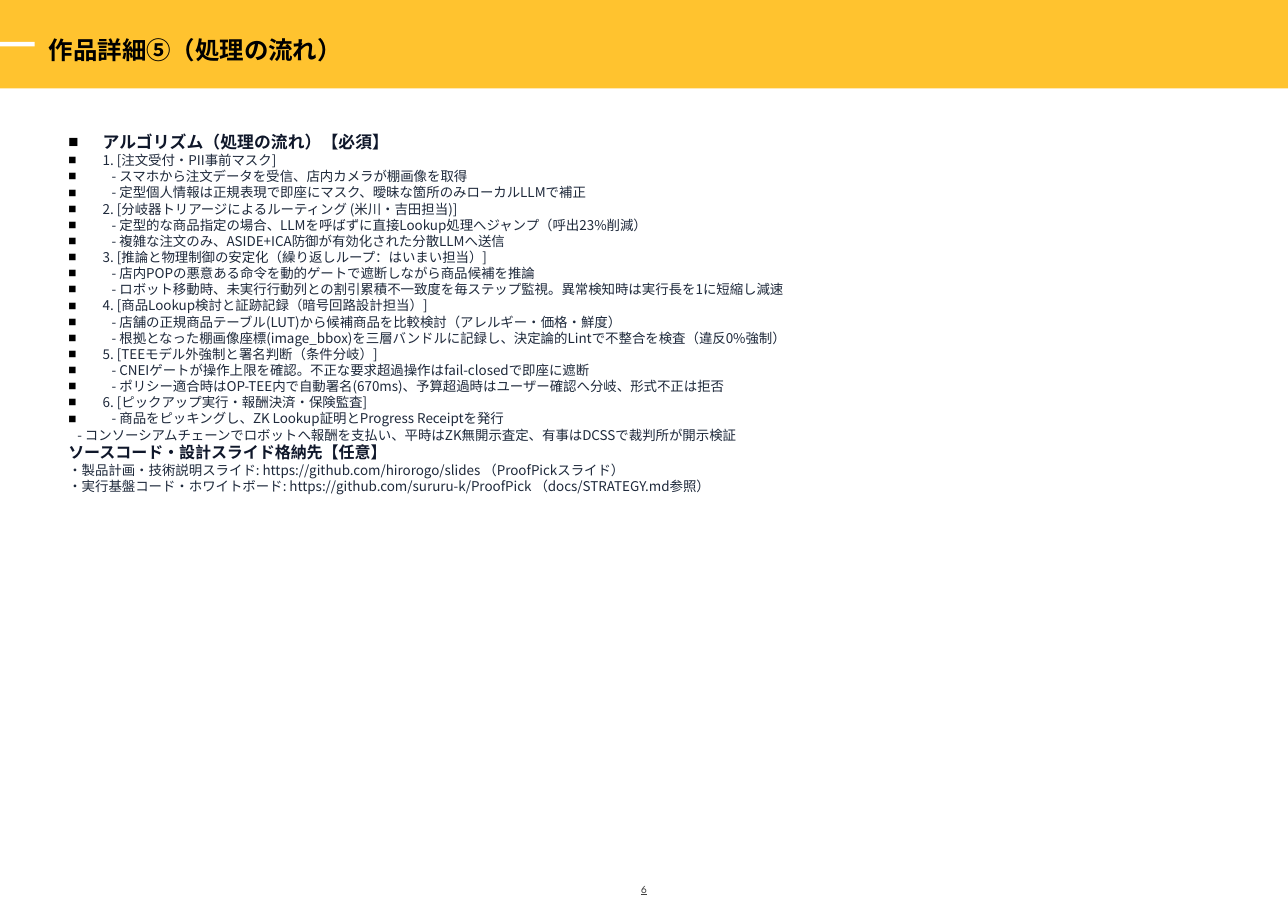
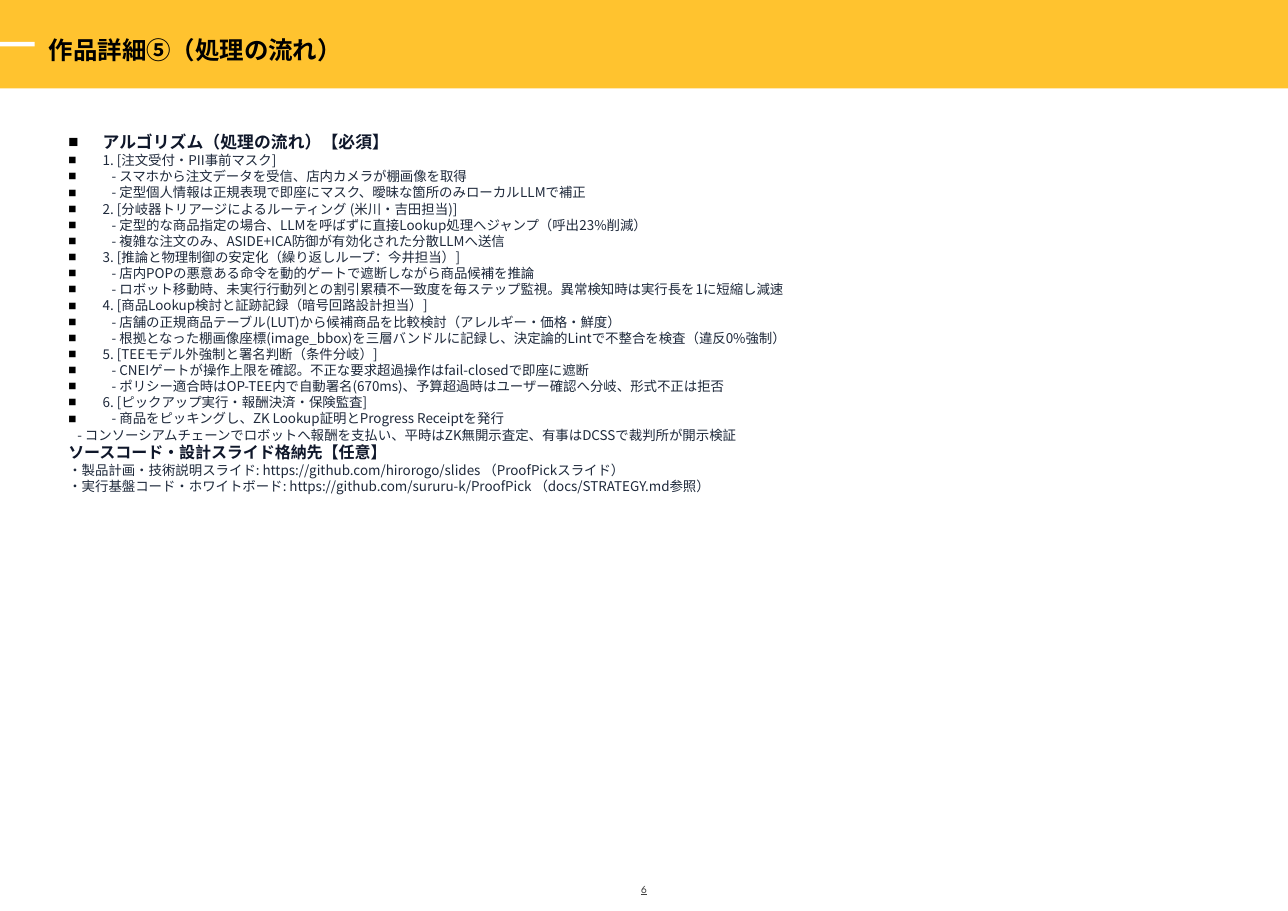
Before and after one commit to sururu-k/ProofPick, a slide deck: slide 7 of md/zenjyocon_entry_sheet_2026.pptx. Drawn at 1288x911 pixels with LibreOffice and Linux fonts; fonts in the diff are those of the drawing; background and template pictures are left out. Boxes give left, top, right and bottom in pixels: in the first picture for what was removed or moved away, otherwise in the second. Text is boxed around its words. In the diff, an @@ line names an element or a change of style, - is before the commit and + after.

```diff
--- a/md/zenjyocon_entry_sheet_2026.pptx
+++ b/md/zenjyocon_entry_sheet_2026.pptx
@@ text at (85,153,785,441): text changed @@
-1. [注文受付・PII事前マスク]
-- スマホから注文データを受信、店内カメラが棚画像を取得
-- 定型個人情報は正規表現で即座にマスク、曖昧な箇所のみローカルLLMで補正
-2. [分岐器トリアージによるルーティング (米川・吉田担当)]
-- 定型的な商品指定の場合、LLMを呼ばずに直接Lookup処理へジャンプ（呼出23%削減）
-- 複雑な注文のみ、ASIDE+ICA防御が有効化された分散LLMへ送信
-3. [推論と物理制御の安定化（繰り返しループ：はいまい担当）]
-- 店内POPの悪意ある命令を動的ゲートで遮断しながら商品候補を推論
-- ロボット移動時、未実行行動列との割引累積不一致度を毎ステップ監視。異常検知時は実行長を1に短縮し減速
-4. [商品Lookup検討と証跡記録（暗号回路設計担当）]
-- 店舗の正規商品テーブル(LUT)から候補商品を比較検討（アレルギー・価格・鮮度）
-- 根拠となった棚画像座標(image_bbox)を三層バンドルに記録し、決定論的Lintで不整合を検査（違反0%強制）
-5. [TEEモデル外強制と署名判断（条件分岐）]
-- CNEIゲートが操作上限を確認。不正な要求超過操作はfail-closedで即座に遮断
-- ポリシー適合時はOP-TEE内で自動署名(670ms)、予算超過時はユーザー確認へ分岐、形式不正は拒否
-6. [ピックアップ実行・報酬決済・保険監査]
-- 商品をピッキングし、ZK Lookup証明とProgress Receiptを発行
-- コンソーシアムチェーンでロボットへ報酬を支払い、平時はZK無開示査定、有事はDCSSで裁判所が開示検証
+1. [注文受付・PII事前マスク]
+- スマホから注文データを受信、店内カメラが棚画像を取得
+- 定型個人情報は正規表現で即座にマスク、曖昧な箇所のみローカルLLMで補正
+2. [分岐器トリアージによるルーティング (米川・吉田担当)]
+- 定型的な商品指定の場合、LLMを呼ばずに直接Lookup処理へジャンプ（呼出23%削減）
+- 複雑な注文のみ、ASIDE+ICA防御が有効化された分散LLMへ送信
+3. [推論と物理制御の安定化（繰り返しループ：今井担当）]
+- 店内POPの悪意ある命令を動的ゲートで遮断しながら商品候補を推論
+- ロボット移動時、未実行行動列との割引累積不一致度を毎ステップ監視。異常検知時は実行長を1に短縮し減速
+4. [商品Lookup検討と証跡記録（暗号回路設計担当）]
+- 店舗の正規商品テーブル(LUT)から候補商品を比較検討（アレルギー・価格・鮮度）
+- 根拠となった棚画像座標(image_bbox)を三層バンドルに記録し、決定論的Lintで不整合を検査（違反0%強制）
+5. [TEEモデル外強制と署名判断（条件分岐）]
+- CNEIゲートが操作上限を確認。不正な要求超過操作はfail-closedで即座に遮断
+- ポリシー適合時はOP-TEE内で自動署名(670ms)、予算超過時はユーザー確認へ分岐、形式不正は拒否
+6. [ピックアップ実行・報酬決済・保険監査]
+- 商品をピッキングし、ZK Lookup証明とProgress Receiptを発行
+- コンソーシアムチェーンでロボットへ報酬を支払い、平時はZK無開示査定、有事はDCSSで裁判所が開示検証
```
Also in this commit, not shown: 2 other slides changed, 1 other file.
